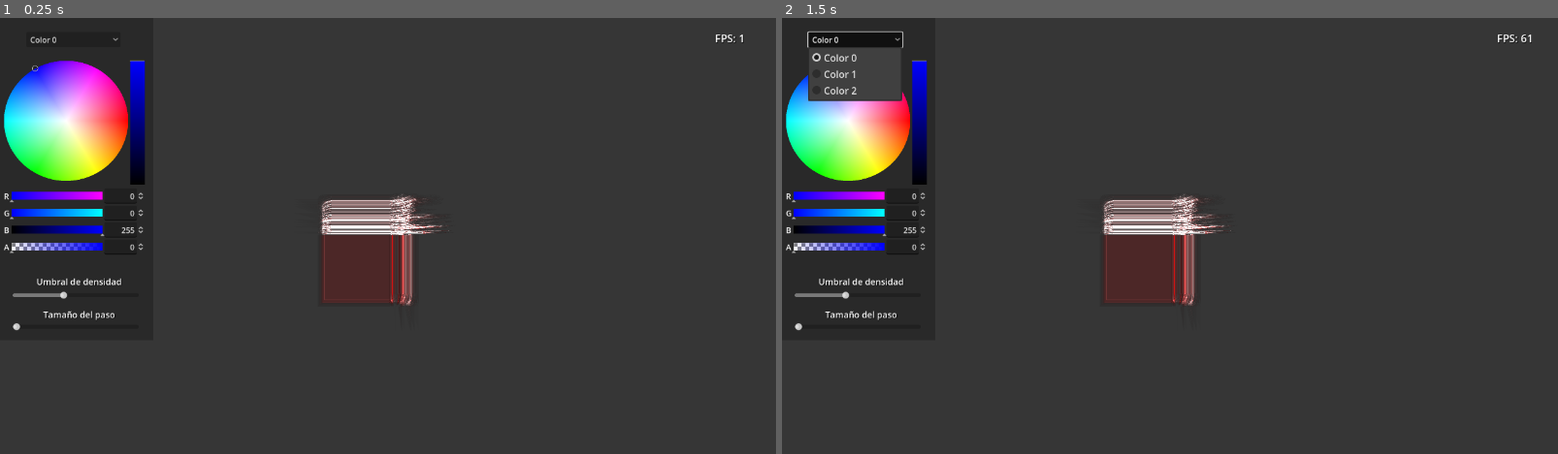
Above: before the commit, frames 1-2 (left to right).
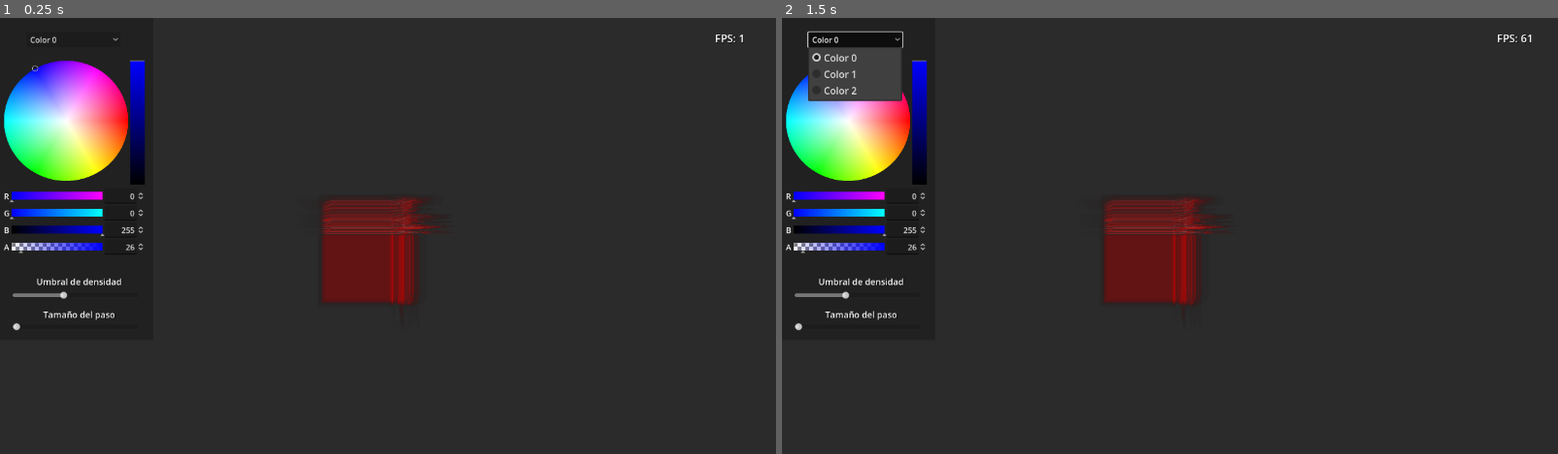
Above: after the commit, the same moments.

Repository: alvaro23LP/visualizador-volumenes
Game: Godot game, scene res://main.tscn
Two runs of this game, one before a commit and one after it. Both use one fixed random seed, a clock stepped at 60 frames per second and the inputs below. A sky picture missing from this copy of the repository is replaced by a grey-blue gradient.
Inputs (mouse positions are in pixels of both pictures, inside the frame that each line leads up to):
- Up to frame 1 (0.25 s): no input
- Up to frame 2 (1.5 s): click "Color 0" at 0.5 s; tap Enter at 1.25 s; move the mouse to (1208, 236) at 1.27 s; hold W (move_forward) from 1.28 s (still down); hold 1 (toggle_camera) from 1.28 s (still down)

The runs differ from the first frame. In frame 1, 1.7% of the frame differs, in the area x 1-58%, y 40-66%; in frame 2, 1.7%.

Commit message:
Versión final para entrega

Diff:
--- a/control.gd
+++ b/control.gd
@@ -24,16 +24,15 @@
 	$ColorPicker.color_changed.connect(_on_color_changed)
 
 	# Inicializar picker con el valor del primer color
-	var c = Color(0.0, 0.0, 1.0, 0.0)
+	var c = Color(0.0, 0.0, 1.0, 0.1)
 	$ColorPicker.color = c
 
 	mat.set_shader_parameter("extra_color_0", c)
-	c = Color(0.5, 0.0, 0.0, 0.2)
+	c = Color(1.0, 0.0, 0.0, 0.2)
 	mat.set_shader_parameter("extra_color_1", c)
-	c = Color(1.0, 1.0, 1.0, 0.2)
+	c = Color(1.0, 1.0, 1.0, 0.06)
 	mat.set_shader_parameter("extra_color_2", c)
-	#c = Color(1.0, 1.0, 1.0, 0.2)
-	#mat.set_shader_parameter("extra_color_3", c)
+
 
 func _process(_delta: float) -> void:
 	pass
--- a/main.gd
+++ b/main.gd
@@ -1,19 +1,4 @@
 extends Node3D
-
-var deltas := []
-const MAX_DELTAS := 2000
-const FILE_PATH := "res://deltas.txt"
-
-func _save_all():
-	print("GUARDANDO")
-	var file = FileAccess.open(FILE_PATH, FileAccess.ModeFlags.WRITE)
-	if file:
-		for d in deltas:
-			file.store_line(str(d))
-		file.close()
-		print("FIN")
-	else:
-		push_error("Error al guardar todos los deltas.")
 
 var VolumeLoader = preload("res://VolumeLoader.gd")
 
@@ -42,8 +27,6 @@
 	var loader = VolumeLoader.new()
 	var volume_tex = loader.create_volume_from_folder("res://slices/")
 	mat.set_shader_parameter("textura3D", volume_tex)
-	mat.set_shader_parameter("tex_size", volume_tex.get_width())
-
 
 func _process(_delta):
 	var mat = mesh.get_active_material(0)
@@ -56,20 +39,12 @@
 	mat.set_shader_parameter("volume_min", bounds.position)
 	mat.set_shader_parameter("volume_size", bounds.size)
 
-
 	if cam_fp.current:
 		cam_viewport1.global_transform = cam_fp.global_transform
 		cam_viewport2.global_transform = cam_fp.global_transform
 	else:
 		cam_viewport1.global_transform = cam_orbital.global_transform
 		cam_viewport2.global_transform = cam_orbital.global_transform
-
-	### DELTA A TXT
-	if deltas.size() < MAX_DELTAS:
-		print(_delta)
-		deltas.append(_delta)
-		if deltas.size() == MAX_DELTAS:
-			_save_all()
 
 func _input(event):
 	if event.is_action_pressed("toggle_camera"):
--- a/main.tscn
+++ b/main.tscn
@@ -18,7 +18,7 @@
 
 [sub_resource type="Environment" id="Environment_so7h2"]
 background_mode = 1
-background_color = Color(0.233925, 0.233925, 0.233925, 1)
+background_color = Color(0.187176, 0.187176, 0.187176, 1)
 background_energy_multiplier = 0.9
 sky = SubResource("Sky_qd3wd")
 ambient_light_source = 2
@@ -33,7 +33,6 @@
 shader_parameter/paso = 0.002
 shader_parameter/volume_min = null
 shader_parameter/volume_size = null
-shader_parameter/tex_size = null
 shader_parameter/extra_color_0 = null
 shader_parameter/extra_color_1 = null
 shader_parameter/extra_color_2 = null
@@ -107,17 +106,6 @@
 [node name="Box_traseras" type="MeshInstance3D" parent="."]
 transform = Transform3D(1, 0, 0, 0, -4.37114e-08, 1, 0, -1, -4.37114e-08, 0, 0, 0)
 layers = 2
-mesh = SubResource("BoxMesh_snek2")
-surface_material_override/0 = SubResource("ShaderMaterial_8703w")
-
-[node name="Box_delanteras2" type="MeshInstance3D" parent="."]
-transform = Transform3D(1, 0, 0, 0, 1, 0, 0, 0, 1, -23.1763, 0, 0)
-layers = 5
-mesh = SubResource("BoxMesh_dq05m")
-
-[node name="Box_traseras2" type="MeshInstance3D" parent="."]
-transform = Transform3D(1, 0, 0, 0, 1, 0, 0, 0, 1, 22.9689, 0, 0)
-layers = 3
 mesh = SubResource("BoxMesh_snek2")
 surface_material_override/0 = SubResource("ShaderMaterial_8703w")
 
@@ -231,11 +219,5 @@
 label_settings = SubResource("LabelSettings_q6ees")
 script = ExtResource("11_h1g5t")
 
-[node name="OmniLight3D" type="OmniLight3D" parent="."]
-transform = Transform3D(0.999954, 0.00959916, 0, -0.00959916, 0.999954, 0, 0, 0, 1, 0, 2.63943, 3.17229)
-
-[node name="DirectionalLight3D" type="DirectionalLight3D" parent="."]
-transform = Transform3D(1, 0, 0, 0, 0.75639, 0.654121, 0, -0.654121, 0.75639, 0.235135, 6.00375, 8.44708)
-
 [connection signal="value_changed" from="Control/HSlider" to="Control" method="_on_h_slider_value_changed"]
 [connection signal="value_changed" from="Control/HSlider_paso" to="Control" method="_on_h_slider_paso_value_changed"]
--- a/shader3_trazado_rayos.gdshader
+++ b/shader3_trazado_rayos.gdshader
@@ -5,16 +5,14 @@
 uniform sampler3D textura3D;
 
 uniform float umbral_densidad = 0.4;
-uniform float paso = 0.01;
+uniform float paso = 0.02;
 uniform vec3 volume_min;
 uniform vec3 volume_size;
-uniform float tex_size;
+
 
 uniform vec4 extra_color_0 : source_color;
 uniform vec4 extra_color_1 : source_color;
 uniform vec4 extra_color_2 : source_color;
-
-varying vec3 normal_f;
 
 float funcion_densidad(vec3 p) {
 	vec3 uvw = clamp((p - volume_min) / volume_size, 0.0, 1.0);
@@ -23,46 +21,23 @@
 }
 
 vec4 funcion_color(float d) {
-    if (d >= 0.3 && d < 0.5) {
+    if (d >= 0.3 && d < 0.4) {
         return vec4(extra_color_0.xyz, clamp(extra_color_0.a/25.0, 0.0, 0.3));
-    } else if (d >= 0.5 && d <= 0.6) {
+    } else if (d >= 0.4 && d <= 0.55) {
         return vec4(extra_color_1.xyz, clamp(extra_color_1.a/25.0, 0.0, 0.3));
-    } else if (d >= 0.6 && d <= 1.0) {
+    } else if (d >= 0.68 && d <= 1.0) {
         return vec4(extra_color_2.xyz,clamp(extra_color_2.a/25.0, 0.0, 0.3));
     } else {
         return vec4(0.0); // Vacio
     }
 }
 
-vec3 calcular_normal_volumen(vec3 p) {
-	vec3 uvw = clamp((p - volume_min) / volume_size, 0.0, 1.0); //valor de p
-	float aux = 1.0/tex_size; // si mi textura es 512^3, aux = 1/512
-
-	vec3 uvwX = uvw - vec3(aux, 0., 0.);
-	vec3 uvwY = uvw - vec3(0., aux, 0.);
-	vec3 uvwZ = uvw - vec3(0., 0., aux);
-
-	float a = (texture(textura3D, uvw).r + texture(textura3D, uvw).g + texture(textura3D, uvw).b) / 3.0;
-
-	float bx = (texture(textura3D, uvwX).r + texture(textura3D, uvwX).g + texture(textura3D, uvwX).b) / 3.0;
-	float by = (texture(textura3D, uvwY).r + texture(textura3D, uvwY).g + texture(textura3D, uvwY).b) / 3.0;
-	float bz = (texture(textura3D, uvwZ).r + texture(textura3D, uvwZ).g + texture(textura3D, uvwZ).b) / 3.0;
-
-	float dx = a-bx;
-	float dy = a-by;
-	float dz = a-bz;
-
-	vec3 normal = vec3(dx, dy, dz);
-	return normalize(normal);
-}
-
-
 void fragment() {
     vec4 traseras = textureLod(viewport_texture, SCREEN_UV, 0.0); // textura del primer viewport
     vec4 delanteras = textureLod(viewport_texture2, SCREEN_UV, 0.0); // textura del segundo viewport
 	vec3 v = traseras.rgb-delanteras.rgb; // vector desde delanteras a traseras
     vec3 p;
-	float dis = length(v);// módulo
+	float dis = length(v); // módulo
 	vec3 ray_dir = dis > 0.0 ? normalize(v) : vec3(0.0); // dirección
 
 	vec3 final_color = vec3(0.0);
@@ -71,7 +46,7 @@
 	float alpha = 0.0;
 
 	ALBEDO = final_color;
-	ALPHA = alpha;
+	ALPHA = transparencia;
 
 	for (float t = 0.0; t < dis; t += paso) {	// Recorremos el rayo
         p = delanteras.rgb + (ray_dir * t);			// Punto p en el rayo
@@ -79,24 +54,13 @@
 		alpha = funcion_densidad(p);
 		color = funcion_color(alpha);
 
-		final_color += color.rgb * color.a;
-        transparencia += color.a;
+		final_color += color.rgb * color.a * (1.0 - transparencia);
+        transparencia += color.a * (1.0 - transparencia);
 
 		if(transparencia > 0.99)
 			break;
     }
 
-	//Calculo la normal
-	normal_f = calcular_normal_volumen(p);
-
-	//NORMAL = normal_f;
-
 	ALBEDO = final_color;
-    //ALBEDO = normal_f;
     ALPHA = clamp(transparencia, 0.0, 1.0);
 }
-
-void light(){
-	float NdotL = clamp(dot(normal_f, LIGHT), 0.0, 1.0);
-	DIFFUSE_LIGHT +=  NdotL * ATTENUATION * LIGHT_COLOR ;
-}
